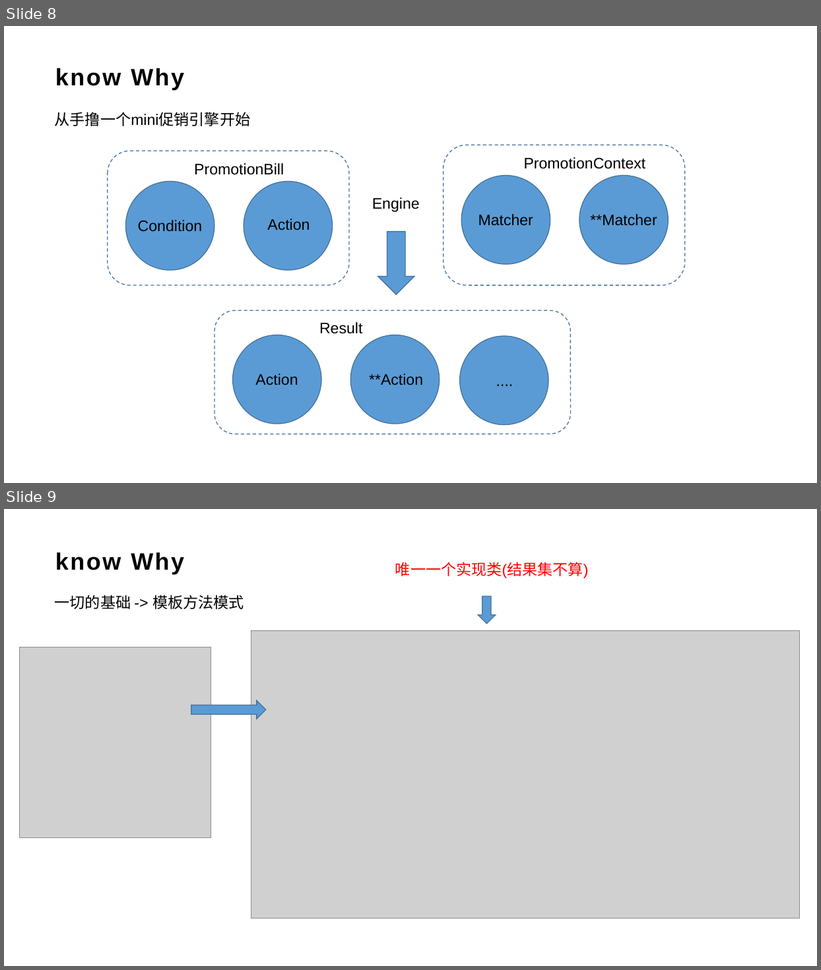
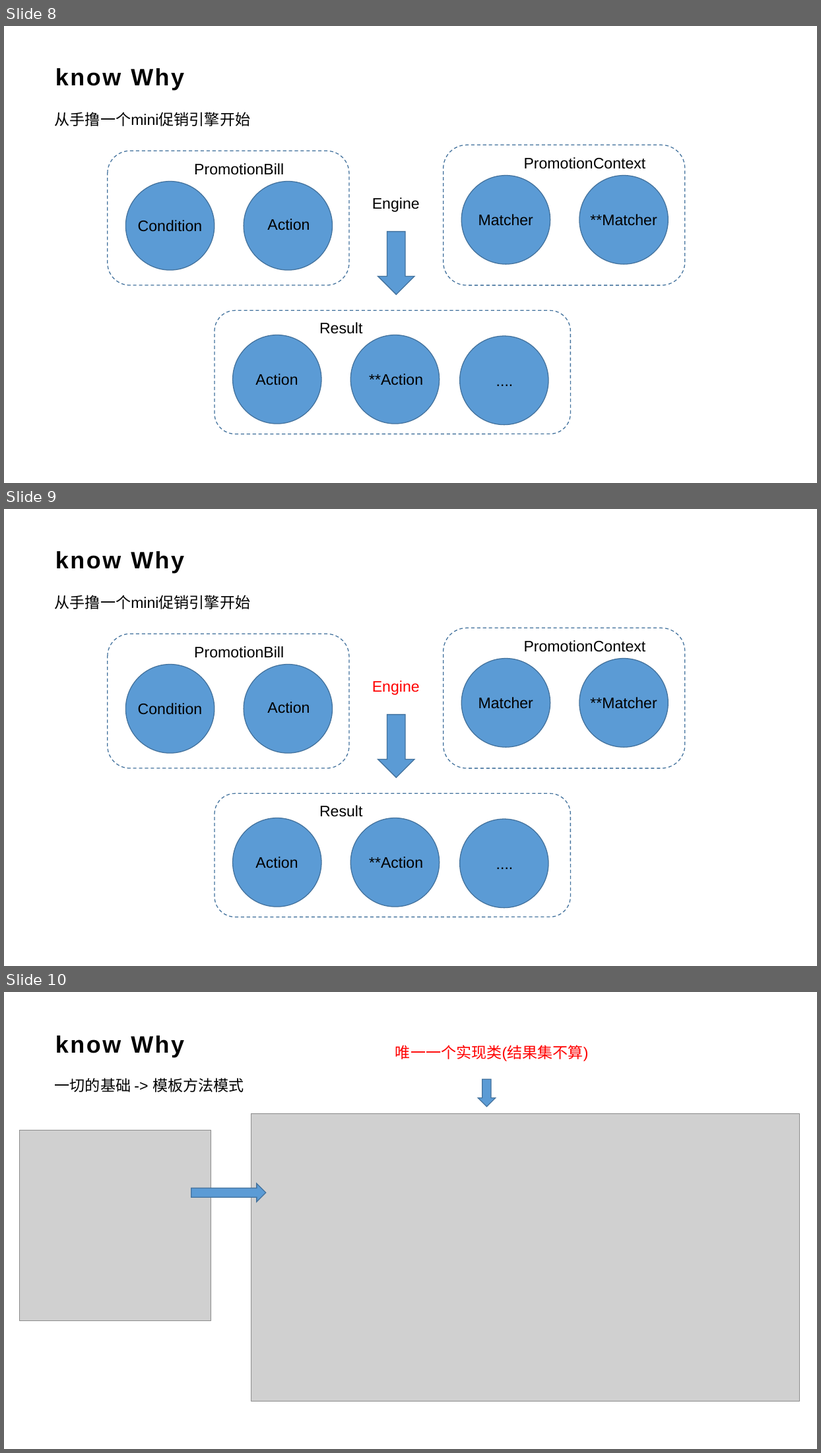
Before and after one commit to qzsang/mini-promotion, a slide deck: doc/从促销引擎到微内核架构分享.pptx. Shown one above the other, each under a label of ours: slides 8 and 9 before the commit, slides 8, 9 and 10 after it. The pictures are 821x970 and 821x1453 pixels, drawn with LibreOffice and Linux fonts; fonts in the diff are those of the drawing; grey boxes stand for pictures; background and template pictures are left out. Boxes give left, top, right and bottom in pixels: in the first picture for what was removed or moved away, otherwise in the second. Text is boxed around its words. In the diff, an @@ line names an element or a change of style, - is before the commit and + after.

```diff
--- a/doc/从促销引擎到微内核架构分享.pptx
+++ b/doc/从促销引擎到微内核架构分享.pptx
@@ slide 9 added at bbox=[4, 509, 817, 966], background picture (left out) @@
@@ title added at bbox=[55, 551, 184, 573], 28 pt, text #000000, bold @@
+know Why
@@ text added at bbox=[55, 595, 250, 609], 18 pt, text #000000 @@
+从手撸一个mini促销引擎开始
@@ rounded rectangle added at bbox=[108, 634, 349, 769], outline #43739E 1 pt dashed @@
@@ text added at bbox=[194, 646, 284, 658], 18 pt, text #000000 @@
+PromotionBill
@@ rounded rectangle added at bbox=[443, 628, 684, 768], outline #43739E 1 pt dashed @@
@@ text added at bbox=[524, 640, 646, 652], 18 pt, text #000000 @@
+PromotionContext
@@ ellipse added at bbox=[126, 665, 215, 754], fill #5B9BD5, outline #43739E 1 pt @@
@@ ellipse added at bbox=[244, 665, 332, 754], fill #5B9BD5, outline #43739E 1 pt @@
@@ ellipse added at bbox=[461, 658, 550, 747], fill #5B9BD5, outline #43739E 1 pt @@
@@ ellipse added at bbox=[580, 658, 668, 747], fill #5B9BD5, outline #43739E 1 pt @@
@@ text added at bbox=[372, 681, 420, 695], 18 pt, text #FF0000 @@
+Engine
@@ text added at bbox=[138, 703, 203, 715], 18 pt, text #000000 @@
+Condition
@@ text added at bbox=[267, 702, 310, 714], 18 pt, text #000000 @@
+Action
@@ text added at bbox=[479, 697, 533, 709], 18 pt, text #000000 @@
+Matcher
@@ text added at bbox=[590, 697, 657, 709], 18 pt, text #000000 @@
+**Matcher
@@ down arrow added at bbox=[378, 714, 415, 778], fill #5B9BD5, outline #43739E 1 pt @@
@@ rounded rectangle added at bbox=[215, 794, 571, 918], outline #43739E 1 pt dashed @@
@@ text added at bbox=[319, 805, 362, 817], 18 pt, text #000000 @@
+Result
@@ ellipse added at bbox=[233, 819, 321, 908], fill #5B9BD5, outline #43739E 1 pt @@
@@ ellipse added at bbox=[350, 819, 439, 908], fill #5B9BD5, outline #43739E 1 pt @@
@@ ellipse added at bbox=[459, 819, 548, 908], fill #5B9BD5, outline #43739E 1 pt @@
@@ text added at bbox=[255, 857, 298, 869], 18 pt, text #000000 @@
+Action
@@ text added at bbox=[369, 857, 423, 869], 18 pt, text #000000 @@
+**Action
@@ text added at bbox=[490, 851, 519, 875], 18 pt, text #000000 @@
+....
@@ what was slide 9 is now slide 10 @@
```
Also in this commit, not shown: 5 slides changed, 1 other slide added, 1 other file.
